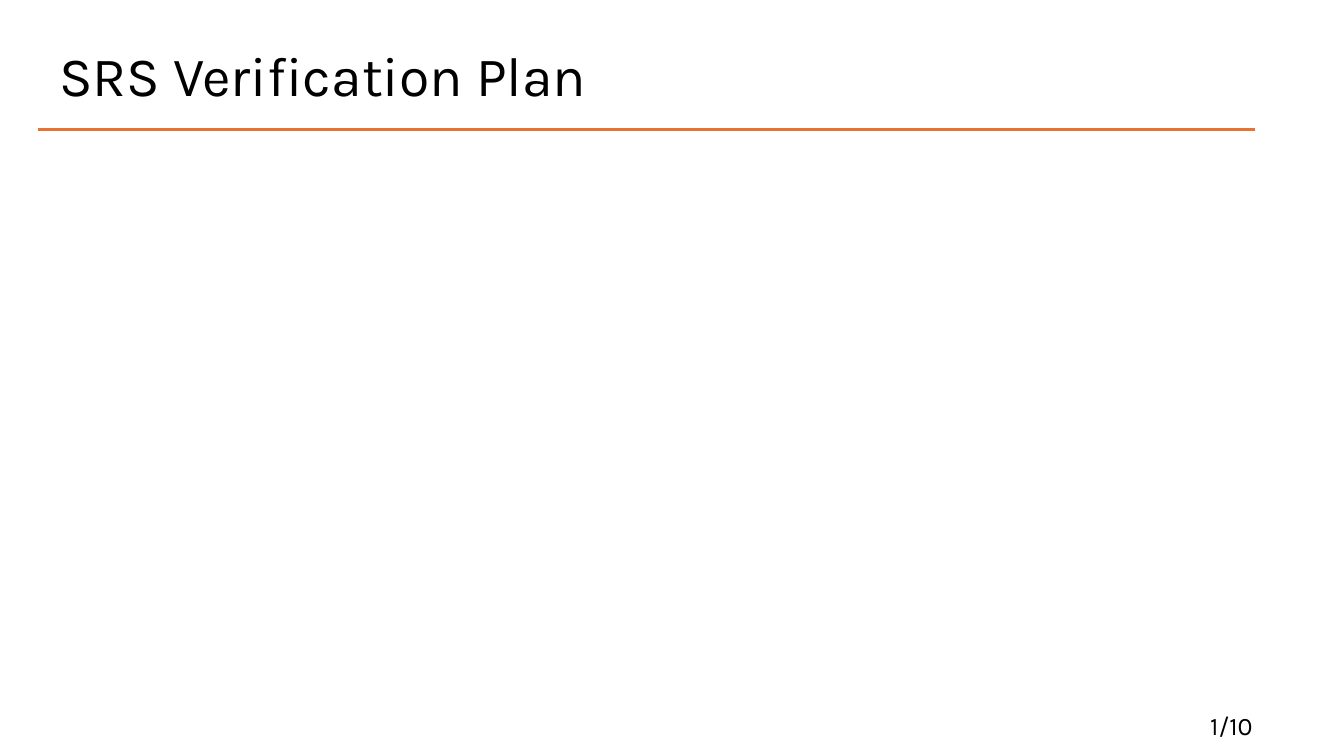
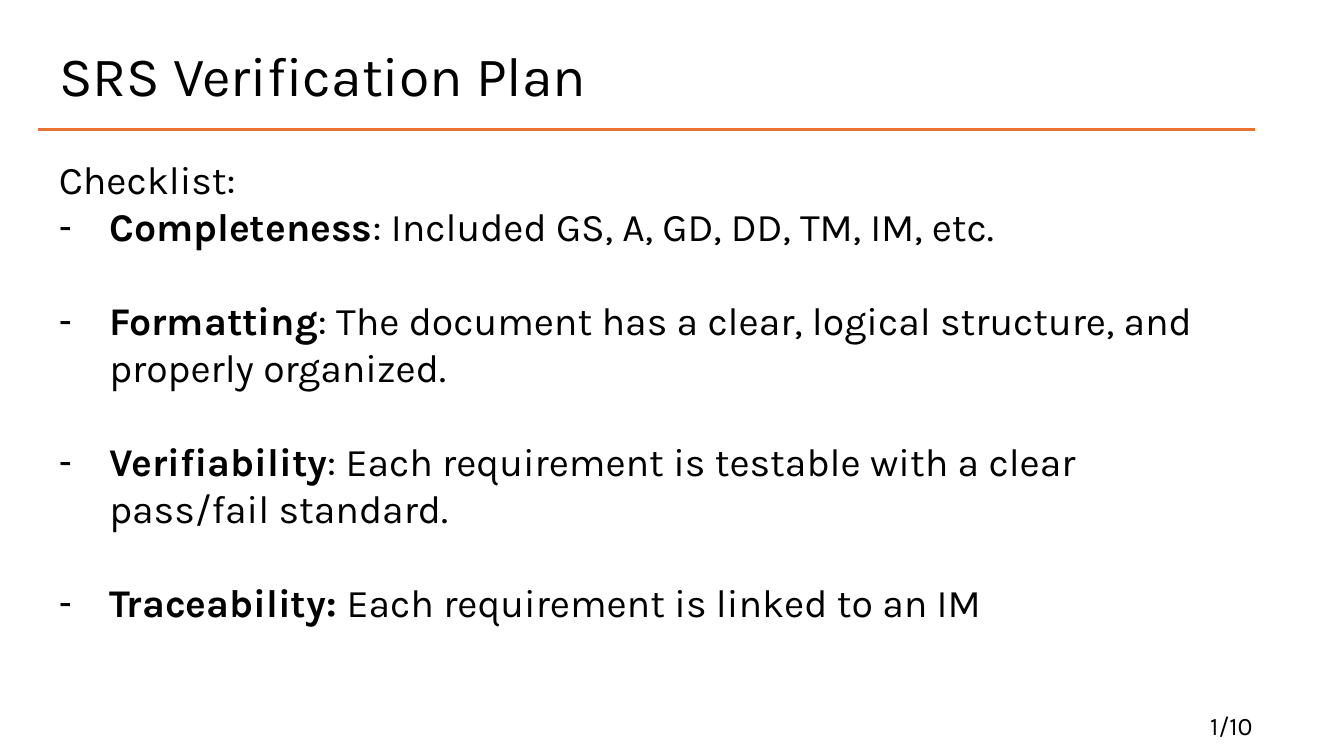
Before and after one commit to Lychee-acaca/CAS741, a slide deck: slide 4 of docs/Presentation/VnV.pptx. Drawn at 1344x756 pixels with LibreOffice and Linux fonts; fonts in the diff are those of the drawing. Boxes give left, top, right and bottom in pixels: in the first picture for what was removed or moved away, otherwise in the second. Text is boxed around its words. In the diff, an @@ line names an element or a change of style, - is before the commit and + after.

```diff
--- a/docs/Presentation/VnV.pptx
+++ b/docs/Presentation/VnV.pptx
@@ text added at (59, 167, 1192, 627), 28 pt, text #000000 @@
+Checklist:
+– Completeness: Included GS, A, GD, DD, TM, IM, etc.
+– Formatting: The document has a clear, logical structure, and properly organized.
+– Verifiability: Each requirement is testable with a clear pass/fail standard.
+– Traceability: Each requirement is linked to an IM
```
Also in this commit, not shown: 3 other slides changed, 2 slides added.
